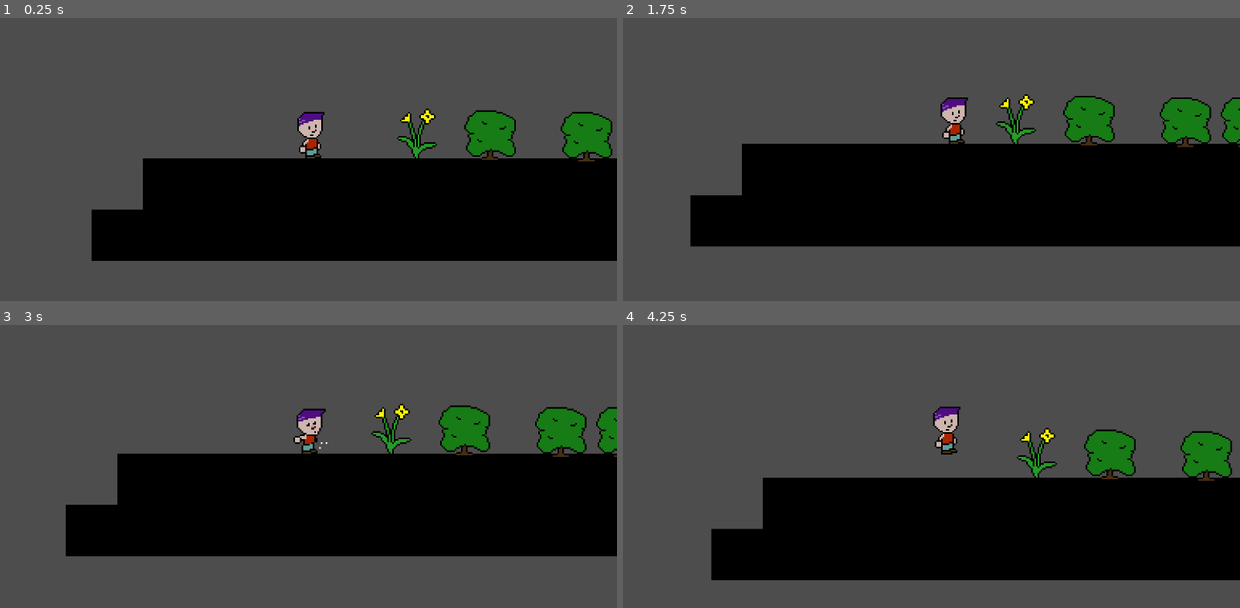
Above: before the commit, frames 1-4 (two rows, left to right).
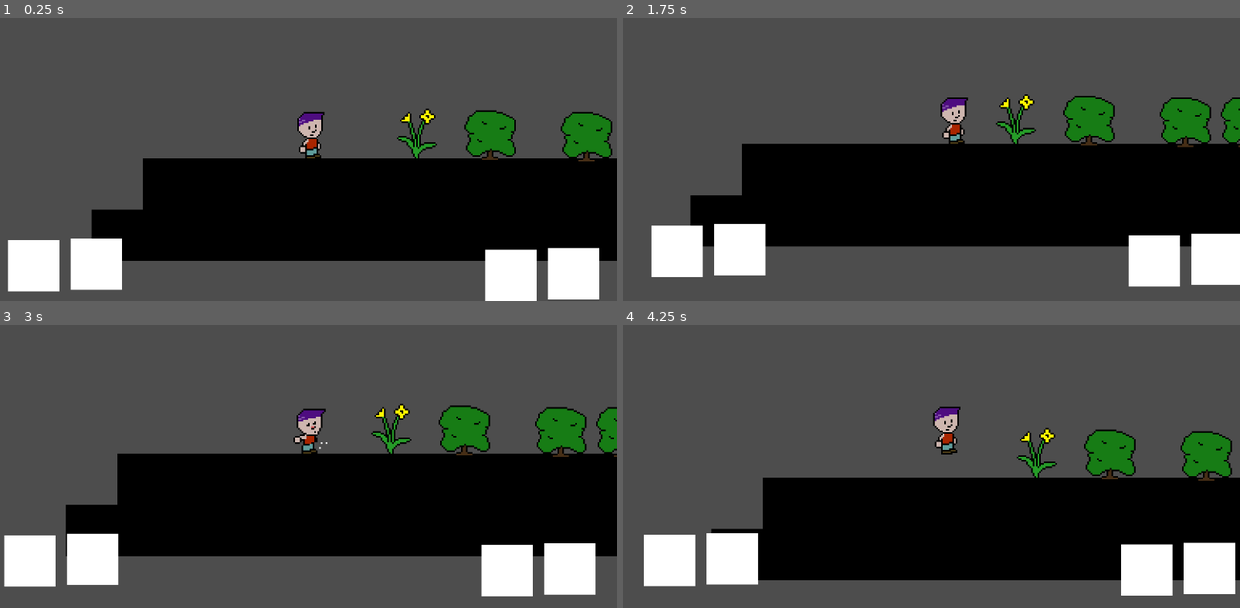
Above: after the commit, the same moments.

Repository: swordssnzdev/splat
Game: Godot game, scene res://scenes/scratch_level.tscn
The game is run twice, just before and just after one commit, with the same random seed, the same clock (stepped at 60 frames per second) and the same inputs. Sound files missing from this copy of the repository are replaced by a short silence.
Inputs:
- Up to frame 1 (0.25 s): no input
- Up to frame 2 (1.75 s): hold W (jump) 0.53-1.28 s; hold D (right) from 0.53 s (still down); tap Shift (blow) at 0.6, 1.55 s; tap W (jump) at 1.35, 1.52 s
- Up to frame 3 (3 s): tap W (jump) at 1.82 s; release D (right) at 2.03 s; hold A (left) 2.03-2.78 s; hold W (jump) 2.03-2.78 s; tap Shift (blow) at 2.1, 2.85 s; hold D (right) from 2.78 s (still down)
- Up to frame 4 (4.25 s): keep holding D (right); tap W (jump) at 3.02, 3.32 s; hold W (jump) from 3.53 s (still down); tap R (reset) at 4.15 s

The runs differ from the first frame. In frame 1, 6.1% of the frame differs, in the area x 1-98%, y 77-100%; in frame 2, 6.1%; in frame 3, 6.2%, in the area x 0-97%, y 73-96%; in frame 4, 6.1%.

Commit message:
wip touchscreen controls

Diff:
--- a/project.godot
+++ b/project.godot
@@ -67,6 +67,10 @@
 ]
 }
 
+[input_devices]
+
+pointing/emulate_touch_from_mouse=true
+
 [rendering]
 
 textures/canvas_textures/default_texture_filter=0
--- a/scenes/player.tscn
+++ b/scenes/player.tscn
@@ -1,7 +1,8 @@
-[gd_scene load_steps=60 format=3 uid="uid://tmvbbkdw2g81"]
+[gd_scene load_steps=61 format=3 uid="uid://tmvbbkdw2g81"]
 
 [ext_resource type="Script" path="res://scripts/player.gd" id="1_apf0w"]
 [ext_resource type="Texture2D" uid="uid://bntvf6marp5ky" path="res://assets/sprites/player_swords_v2.png" id="2_4e0dg"]
+[ext_resource type="Texture2D" uid="uid://ct6wjpnoxjjak" path="res://assets/sprites/white_square.png" id="2_dnnke"]
 [ext_resource type="AudioStream" uid="uid://duqeb1ussu4py" path="res://assets/sounds/player/swords/snz/s01.wav" id="3_ii45o"]
 [ext_resource type="AudioStream" uid="uid://bndrdsfbexyxk" path="res://assets/sounds/player/swords/trigger/t01.wav" id="3_k1ym3"]
 [ext_resource type="AudioStream" uid="uid://cnvjkhergv0ch" path="res://assets/sounds/player/swords/trigger/t02.wav" id="4_a44ee"]
@@ -343,6 +344,42 @@
 zoom = Vector2(3, 3)
 position_smoothing_enabled = true
 
+[node name="Control" type="Control" parent="Camera2D"]
+layout_mode = 3
+anchors_preset = 0
+offset_left = -171.0
+offset_top = 57.0
+offset_right = -131.0
+offset_bottom = 97.0
+
+[node name="LeftTouchScreenButton" type="TouchScreenButton" parent="Camera2D/Control"]
+position = Vector2(-16, 4)
+texture_normal = ExtResource("2_dnnke")
+action = "left"
+
+[node name="RightTouchScreenButton2" type="TouchScreenButton" parent="Camera2D/Control"]
+position = Vector2(23, 3)
+texture_normal = ExtResource("2_dnnke")
+action = "right"
+
+[node name="Control2" type="Control" parent="Camera2D"]
+layout_mode = 3
+anchors_preset = 0
+offset_left = 126.0
+offset_top = 63.0
+offset_right = 166.0
+offset_bottom = 103.0
+
+[node name="JumpTouchScreenButton" type="TouchScreenButton" parent="Camera2D/Control2"]
+position = Vector2(-16, 4)
+texture_normal = ExtResource("2_dnnke")
+action = "jump"
+
+[node name="BlowTouchScreenButton2" type="TouchScreenButton" parent="Camera2D/Control2"]
+position = Vector2(23, 3)
+texture_normal = ExtResource("2_dnnke")
+action = "blow"
+
 [node name="Sprite2D" type="Sprite2D" parent="."]
 position = Vector2(1, -26)
 texture = ExtResource("2_4e0dg")
